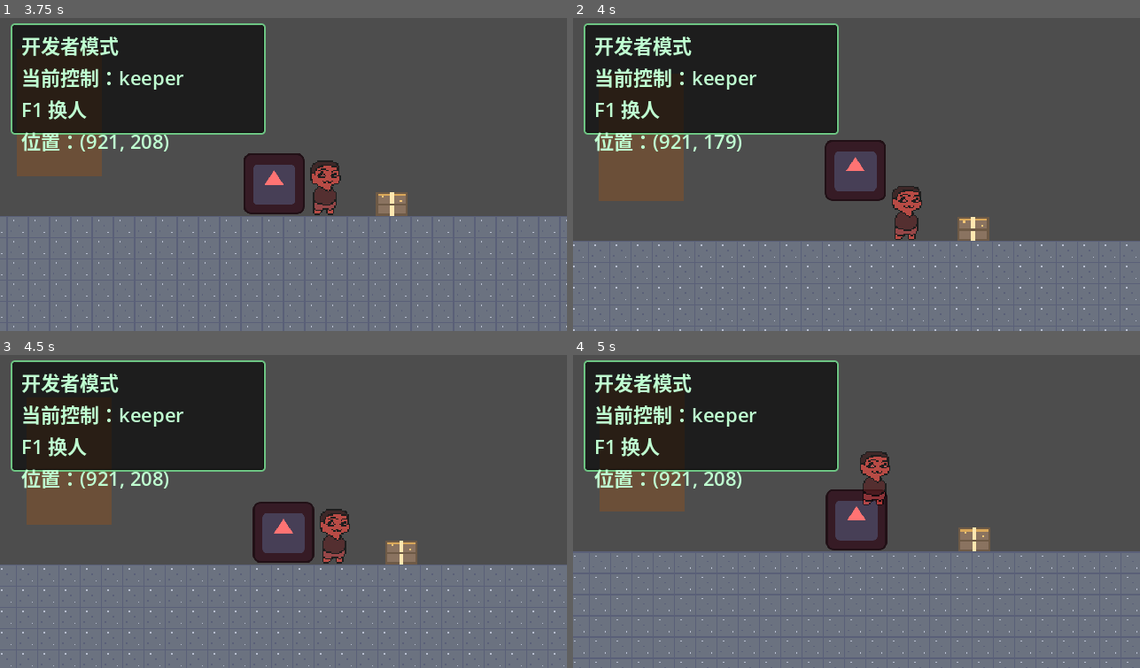
Above: before the commit, frames 1-4 (two rows, left to right).
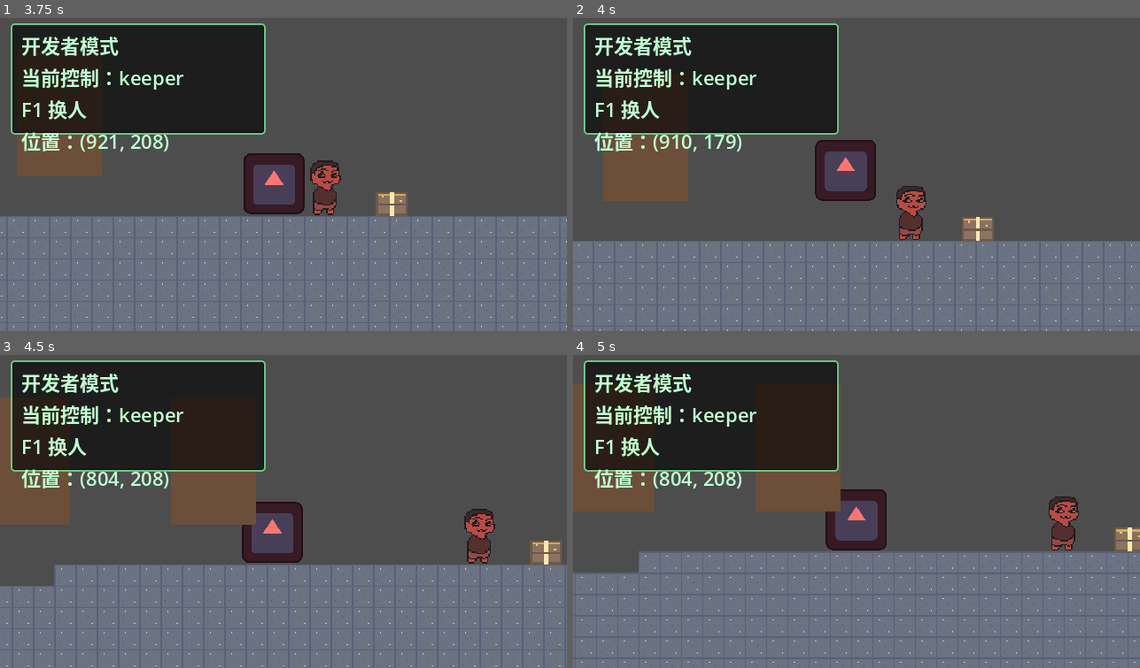
Above: after the commit, the same moments.

Repository: D939wh/----
Game: Godot game, scene res://场景/测试/阿姨打人自测.tscn
Two runs of this game, one before a commit and one after it. Both use one fixed random seed, a clock stepped at 60 frames per second and the inputs below. This scene is started directly instead of the project's main scene. The engine's default icon, where the game draws it, is replaced by a stand-in: a white triangle on a blue panel in a dark square.
Inputs (mouse positions are in pixels of both pictures, inside the frame that each line leads up to):
- Up to frame 1 (3.75 s): tap Enter at 0.5 s; move the mouse to (408, 155) at 0.52 s; hold D (right) 0.53-1.25 s; hold F (interaction) 0.53-1.25 s; click (408, 155) at 0.67 s; tap Space (jump) at 0.77, 1.07, 2.75 s; tap G (grab, bound only after the commit) at 0.8, 2.3 s; drag from (170, 187) to (345, 224) at 1.27 s; move the mouse to (340, 102) at 2.02 s; hold D (right) 2.03-2.75 s; hold F (interaction) 2.03-2.75 s; drag from (255, 233) to (311, 183) at 2.77 s; move the mouse to (453, 218) at 3.52 s; hold A (left) from 3.53 s (still down); hold Shift (sprint) from 3.53 s (still down)
- Up to frame 2 (4 s): keep holding A (left); keep holding Shift (sprint); tap Space (jump) at 3.77 s; tap G (grab, bound only after the commit) at 3.8 s
- Up to frame 3 (4.5 s): tap Space (jump) at 4.07 s; release A (left) at 4.25 s; release Shift (sprint) at 4.25 s; drag from (113, 461) to (402, 577) at 4.27 s
- Up to frame 4 (5 s): no input

Frame 1 is identical in both runs. In frame 2, 2.9% of the frame differs, in the area x 0-100%, y 37-100%; in frame 3, 9.6%, in the area x 0-100%, y 13-100%; in frame 4, 7.2%.

Commit message:
验收三条改完：G 扛人键独立、放下学生摆脚边不弹飞、宿管持续朝向；无头自测十一项全过

Diff:
--- a/阿姨别追/project.godot
+++ b/阿姨别追/project.godot
@@ -108,6 +108,11 @@
 "events": [Object(InputEventKey,"resource_local_to_scene":false,"resource_name":"","device":-1,"window_id":0,"alt_press …(190 unchanged characters)…
 ]
 }
+grab={
+"deadzone": 0.5,
+"events": [Object(InputEventKey,"resource_local_to_scene":false,"resource_name":"","device":-1,"window_id":0,"alt_pressed":false,"shift_pressed":false,"ctrl_pressed":false,"meta_pressed":false,"pressed":false,"keycode":71,"physical_keycode":0,"key_label":0,"unicode":0,"location":0,"echo":false,"script":null)
+]
+}
 
 [physics]
 
--- a/阿姨别追/场景/测试/阿姨打人自测.gd
+++ b/阿姨别追/场景/测试/阿姨打人自测.gd
@@ -52,15 +52,15 @@
 	Input.action_release("right")
 	r["瘫了走不动"] = "宿管位移 %.0f（后摇中应为 0）" % (k.global_position.x - 900.0)
 
-	# —— CD 过去，贴身（20px）按住 F 读条 1.2 秒 → 扛上肩 ——
+	# —— CD 过去，贴身（20px）按住 G 读条 1.2 秒 → 扛上肩 ——
 	await _wait(1.0)
 	k.global_position = Vector2(940, 208)
 	await _wait(0.1)
-	Input.action_press("interaction")
+	Input.action_press("grab")
 	await _wait(1.4)
 	r["读完条"] = "宿管扛着人=%s / 学生被扛=%s / 学生父节点=%s" % [
 		k._carried_student != null, s.被扛着, s.get_parent().name]
-	Input.action_release("interaction")
+	Input.action_release("grab")
 
 	# —— 扛着人走：移速应 370×0.6=222，0.5 秒走约 100+px ——
 	var before := k.global_position.x
@@ -70,24 +70,43 @@
 	r["扛人走"] = "0.5 秒位移 %.0f（222 速应 100+）" % (k.global_position.x - before)
 	r["学生跟身"] = "间距 %.0f（<40 算跟上）" % abs(s.global_position.x - k.global_position.x)
 
-	# —— 再按 F：放下，学生还瘫着、回到场景名下 ——
+	# —— 再按 G：放下。学生该落在宿管脚边地面上（不能消失/弹飞）——
 	await _wait(0.3)
-	await _tap_f()
-	await _wait(0.3)
+	await _tap_g()
+	await _wait(0.4)
 	r["放下后"] = "宿管空肩=%s / 学生不被扛=%s / 还瘫痪=%s / 父节点=%s" % [
 		k._carried_student == null, s.被扛着 == false, s.瘫痪, s.get_parent().name]
+	r["放下位置"] = "学生在 (%.0f, %.0f)，宿管在 (%.0f, %.0f)（脚边±26px、同一地面为对）" % [
+		s.global_position.x, s.global_position.y, k.global_position.x, k.global_position.y]
+	var 在脚边: bool = abs(s.global_position.x - k.global_position.x) <= 40.0
+	var 在地面: bool = absf(s.global_position.y - k.global_position.y) < 8.0
+	r["放下判in"] = "在脚边=%s / 在地面=%s" % [在脚边, 在地面]
 
-	# —— 打断验证：再按住 F 读条，读到一半走开 → 进度清零、扛不成 ——
+	# —— 打断验证：再按住 G 读条，读到一半走开 → 进度清零、扛不成 ——
 	await _wait(1.3)   # 等挥击 CD 过去
 	k.global_position = Vector2(940, 208)
 	await _wait(0.1)
-	Input.action_press("interaction")
+	Input.action_press("grab")
 	await _wait(0.6)                       # 读到一半（0.6 < 1.2）
 	k.global_position = Vector2(1140, 208)  # 宿管瞬移走开（超 60px 判定线）
 	await _wait(0.3)
-	Input.action_release("interaction")
+	Input.action_release("grab")
 	r["打断验证"] = "读条进度 %.2f（应清零为 0）/ 扛着人=%s（应 false）" % [
 		k._grab_progress, k._carried_student != null]
+
+	# —— 朝向验证：宿管先向左走（面朝左），学生对齐到她左侧，按 F 应朝左命中 ——
+	await _wait(1.3)   # 等挥击 CD
+	s.拉起()           # 学生恢复，重摆位置再打
+	await get_tree().physics_frame
+	Input.action_press("left")
+	await _wait(0.3)
+	Input.action_release("left")
+	await _wait(0.2)
+	k.global_position = Vector2(940, 208)
+	s.global_position = Vector2(880, 208)   # 学生在宿管左边 60px
+	await _wait(0.1)
+	await _tap_f()
+	r["朝左挥"] = "宿管朝向 %.0f（应 -1）/ 学生血量 %d（应 1）" % [k._swing_dir, s.血量]
 
 	# —— 恢复现场：控制权还给学生，血量拉起 ——
 	Director.switch_control()
@@ -110,3 +129,12 @@
 	await get_tree().physics_frame
 	Input.action_release("interaction")
 	await _wait(0.15)
+
+
+## 模拟「按一下 G」：press → 两个物理帧 → release → 稳定 0.15 秒
+func _tap_g() -> void:
+	Input.action_press("grab")
+	await get_tree().physics_frame
+	await get_tree().physics_frame
+	Input.action_release("grab")
+	await _wait(0.15)
--- a/阿姨别追/角色/学生/student.gd
+++ b/阿姨别追/角色/学生/student.gd
@@ -107,8 +107,12 @@
 	if 被扛着:
 		return
 	if 瘫痪:
-		# 瘫了不动：不吃输入、不能交互，但物理上还是实体（宿管能碰到我）。
-		velocity = Vector2.ZERO
+		# 瘫了：不吃输入、不能交互，但重力照常——被放下/被搬到空中会自己落到地上
+		velocity.x = 0.0
+		if not is_on_floor():
+			velocity.y += GRAVITY * delta
+		else:
+			velocity.y = 0.0
 		move_and_slide()
 		return
 
--- a/阿姨别追/角色/宿管/宿管.gd
+++ b/阿姨别追/角色/宿管/宿管.gd
@@ -48,7 +48,7 @@
 
 var _swing_cd_left: float = 0.0         # 挥击冷却还剩几秒
 var _swing_recover_left: float = 0.0    # 后摇还剩几秒（>0 时不能动）
-var _swing_dir: float = 0.0             # 挥击那一下朝向（1 右 / -1 左）
+var _swing_dir: float = 1.0             # 面朝哪边（1 右 / -1 左）。出生默认朝右，之后随方向键更新
 var _grabbing: bool = false             # 正在长按读条抓人？
 var _grab_target: Node = null           # 读条目标是哪个学生
 var _grab_progress: float = 0.0         # 读条进度（0~1）
@@ -117,25 +117,24 @@
 	if Input.is_action_just_pressed("open_door"):
 		_开门()
 
-	# ── W2D2 · F 键一件事分三路（按下的那一刻就定好走哪路）──
-	#   ① 肩上扛着学生 → 放下
-	#   ② 贴身（40px 内）有瘫痪学生 → 开始抓捕读条（按住 1.2 秒扛上肩）
-	#   ③ 都没有 → 挥击（朝向身前 2 米扇形，打中掉学生 1 格血）
-	# 挥击和抓捕不会同时发生：读条要求目标已经瘫痪，挥击打的是活人。
+	# ── W2D2 · 键位各管一件事（18:51 主人验收定的：攻击/搬运分开）──
+	#   F（interaction）→ 只挥击（攻击）
+	#   G（grab）       → 只扛人：扛着就放下；贴身有瘫痪学生就按住读条扛上肩
+	_更新朝向()
 	if Input.is_action_just_pressed("interaction"):
+		_挥击()
+	if Input.is_action_just_pressed("grab"):
 		if _carried_student != null:
 			_放下学生()
 		elif _贴身瘫痪学生() != null:
 			_grabbing = true
 			_grab_target = _贴身瘫痪学生()
 			_grab_progress = 0.0
-			print("[宿管] 开始抓捕读条（按住别松）")
-		else:
-			_挥击()
-
-	# ── W2D2 · 读条推进：按住 F 且目标还在贴身范围内，1.2 秒满 → 扛上肩 ──
+			print("[宿管] 开始抓捕读条（按住 G 别松）")
+
+	# ── 读条推进：按住 G 且目标还在贴身范围内，1.2 秒满 → 扛上肩 ──
 	if _grabbing:
-		if not Input.is_action_pressed("interaction") or _grab_target == null \
+		if not Input.is_action_pressed("grab") or _grab_target == null \
 				or not is_instance_valid(_grab_target) \
 				or global_position.distance_to(_grab_target.global_position) > GRAB_RANGE * 1.5:
 			print("[宿管] 抓捕被打断，进度清零")
@@ -217,7 +216,15 @@
 # 策划案数字全在顶部常量里：2 米 × 120° / 后摇 0.8 秒 / CD 1.2 秒 /
 # 抓捕读条 1.2 秒 / 扛人移速 −40%。
 # 素材后面有：挥击那一下暂不播动画，学生被打中的「变红半透明」就是命中反馈。
+# 朝向（18:51 主人定）：宿管**持续**记住自己面朝哪边——移动时更新，
+# 挥击/扛人位置都跟着朝向走。以后做动画（左挥/右挥两套帧）直接读 _swing_dir。
 # ============================================================
+
+## 每帧更新朝向：按住方向键的哪边就面朝哪边（没按就维持上一次的）
+func _更新朝向() -> void:
+	var d := signf(Input.get_axis("left", "right"))
+	if d != 0.0:
+		_swing_dir = d
 
 ## 朝面对方向挥一记扫把：站定、扇形射线扫一遍，打中学生就掉她一格血
 func _挥击() -> void:
@@ -225,9 +232,6 @@
 		return   # 还在冷却，挥不出来
 	# 站定才能挥：挥的那一下速度清零，后摇里也走不动（见上面移速段）
 	velocity.x = 0.0
-	_swing_dir = signf(Input.get_axis("left", "right"))
-	if _swing_dir == 0.0:
-		_swing_dir = 1.0   # 没按方向就默认朝右挥
 	_swing_cd_left = SWING_CD
 	_swing_recover_left = SWING_RECOVER
 	var 打中谁 := _扇形找目标()
@@ -285,9 +289,13 @@
 	print("[宿管] 抓捕完成，%s 扛上肩（移速 %.0f）" % [学生.name, SPEED * CARRY_SPEED_MULT])
 
 
-## 肩上的学生放下来：交还给场景、瘫着趴地上。学生自己 reparent 回去
+## 肩上的学生放下来：摆到脚边地面上（按朝向），瘫着趴地上。
+## 为什么摆脚边不摆胸口：碰撞体一恢复，重叠的身体会被物理弹开——
+## 主人 18:51 验收看到的「人消失了」就是这个：学生被弹飞出画面（地图还没封边）。
 func _放下学生() -> void:
 	var 学生 := _carried_student
 	_carried_student = null
 	学生.被放下(get_parent())
+	# 学生的原点在脚底（碰撞体从 -44 到 0），摆到宿管脚边、贴地面，正好不重叠
+	学生.global_position = global_position + Vector2(_swing_dir * 26.0, 0.0)
 	print("[宿管] 放下了 %s" % 学生.name)
Not shown, changed: _项目简报.md
